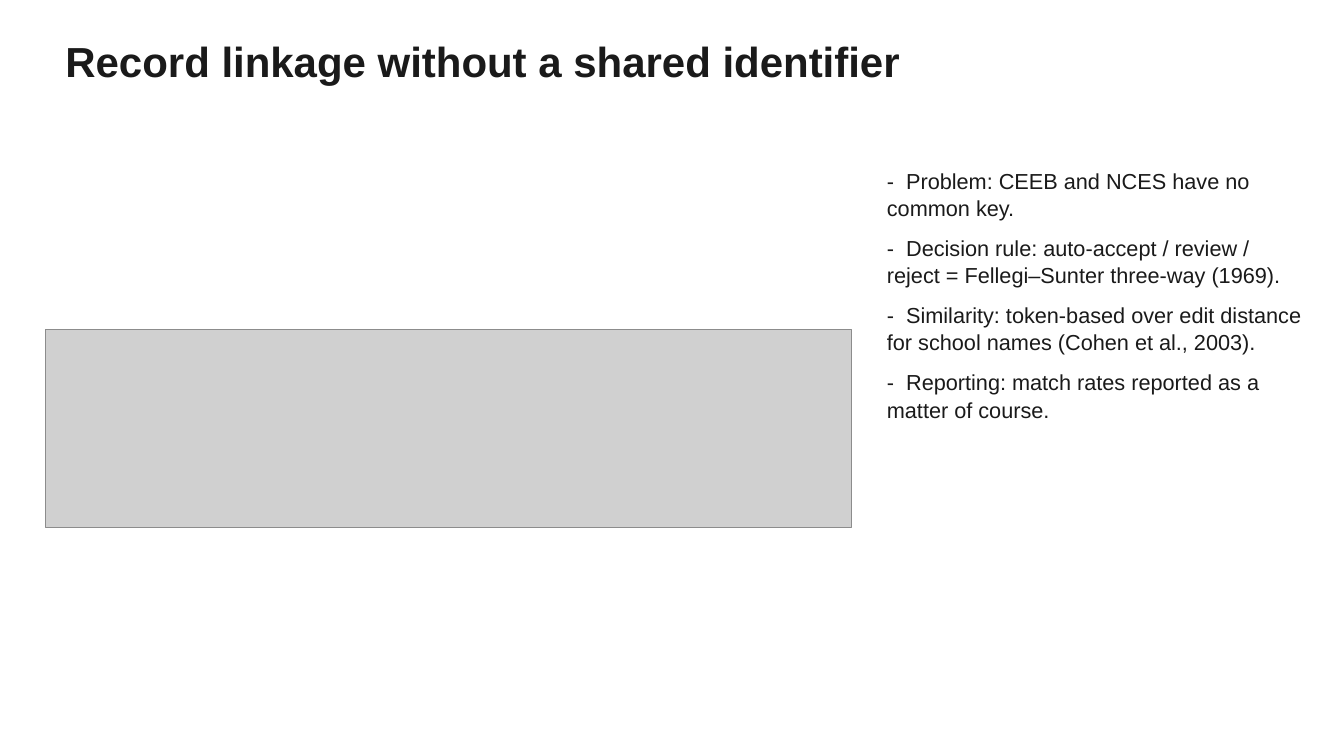
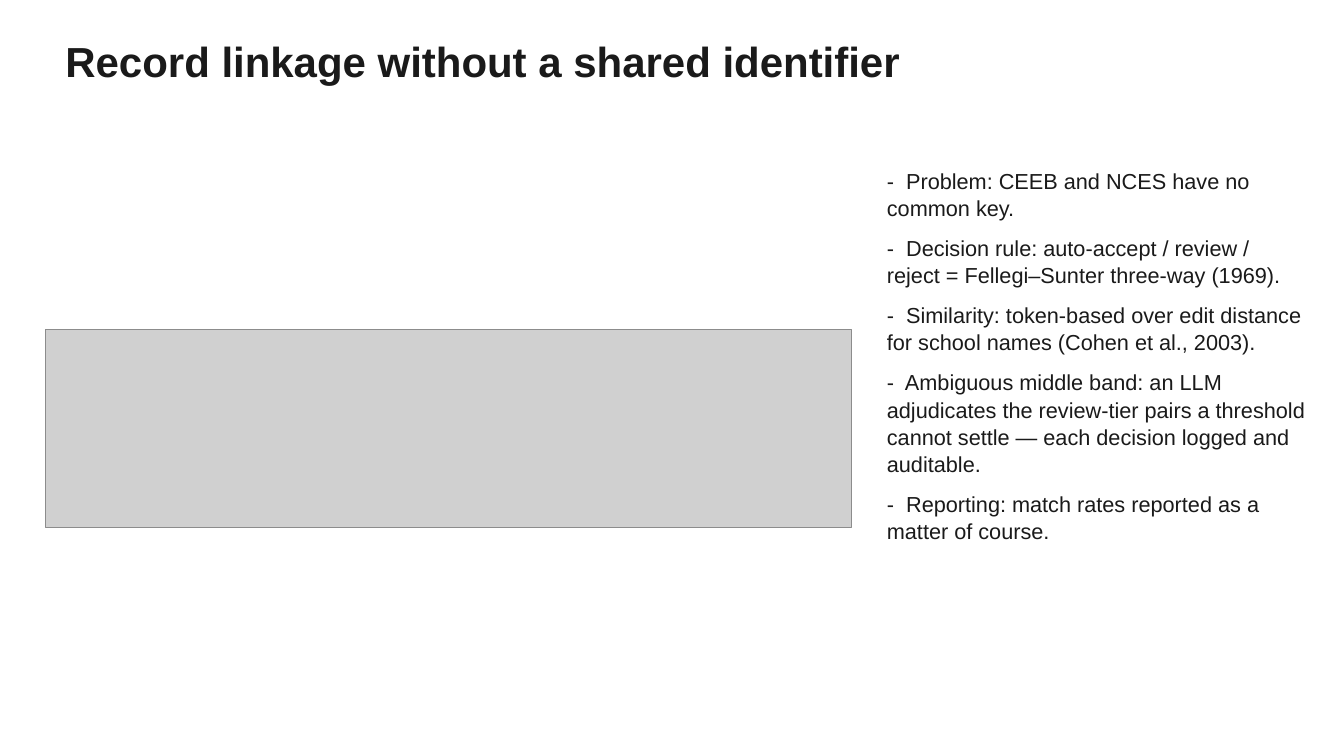
Before and after one commit to mchalekson/498-capstone, a slide deck: slide 4 of docs/MSDS_498_Midterm.pptx. Drawn at 1344x756 pixels with LibreOffice and Linux fonts; fonts in the diff are those of the drawing; grey boxes stand for pictures. Boxes give left, top, right and bottom in pixels: in the first picture for what was removed or moved away, otherwise in the second. Text is boxed around its words. In the diff, an @@ line names an element or a change of style, - is before the commit and + after.

```diff
--- a/docs/MSDS_498_Midterm.pptx
+++ b/docs/MSDS_498_Midterm.pptx
@@ text at (887,374,1305,473): paragraph added @@
+- Ambiguous middle band: an LLM adjudicates the review-tier pairs a threshold cannot settle — each decision logged and auditable.
```
Also in this commit, not shown: 4 other slides changed, 2 other files.
